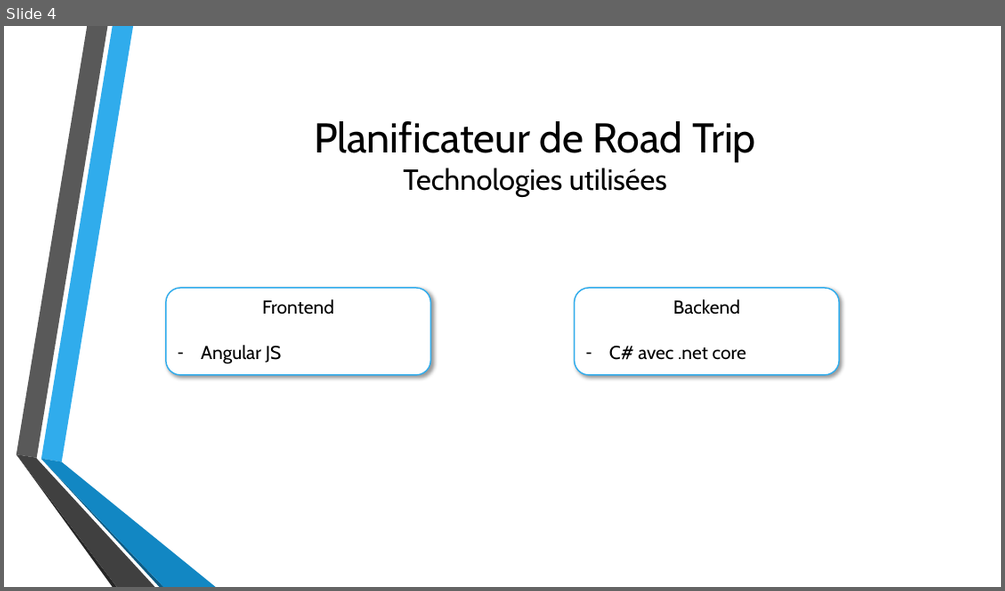
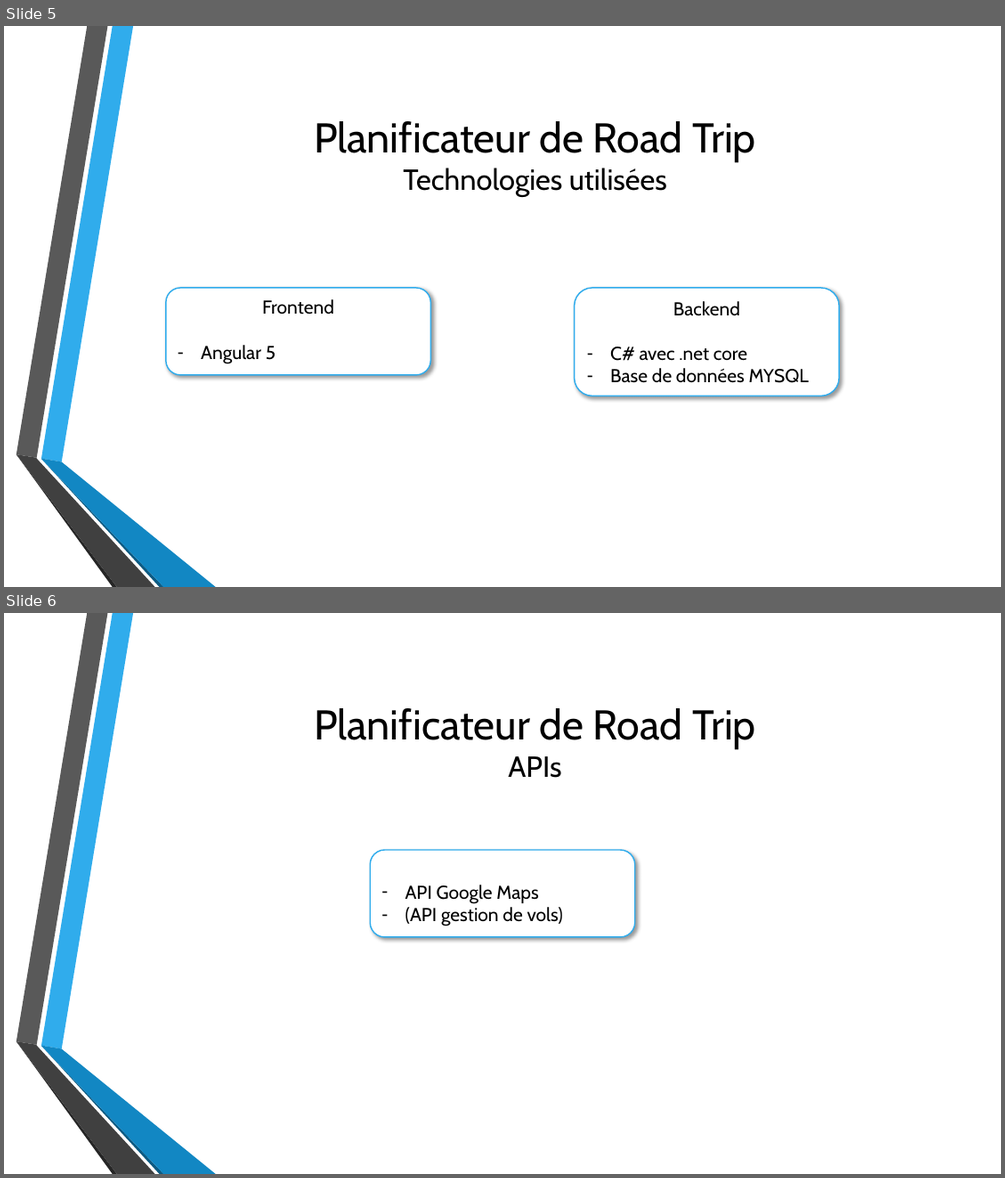
Before and after one commit to HugFournier/8INF345-ProjetWebUQAC, a slide deck: Documentation/Présentation.pptx. Shown one above the other, each under a label of ours: slide 4 before the commit, slides 5 and 6 after it. The pictures are 1005x591 and 1005x1178 pixels, drawn with LibreOffice and Linux fonts; fonts in the diff are those of the drawing; background and template pictures are left out. Boxes give left, top, right and bottom in pixels: in the first picture for what was removed or moved away, otherwise in the second. Text is boxed around its words. In the diff, an @@ line names an element or a change of style, - is before the commit and + after.

```diff
--- a/Documentation/Présentation.pptx
+++ b/Documentation/Présentation.pptx
@@ slide 6 added at (4,613,1001,1174), background picture (left out); not listed: 6 template elements that a slide beside it also shows @@
@@ title added at (314,708,756,778), 40 pt, text #000000 @@
+Planificateur de Road Trip
+APIs
@@ rounded rectangle added at (371,850,635,938), fill #FFFFFF, outline #30ACEC 1.25 pt, 18 pt, text #000000 @@
+– API Google Maps
+– (API gestion de vols)
@@ what was slide 4 is now slide 5 @@
@@ slide 5 changed as well @@
@@ rounded rectangle "Backend": place and size @@
-rounded rectangle "Backend" at (574,288,840,375)
+rounded rectangle "Backend" at (574,288,840,396)
@@ text in rounded rectangle at (201,345,275,364): text changed @@
-– Angular JS
+– Angular 5
@@ text in rounded rectangle at (610,368,809,383): paragraph added @@
+– Base de données MYSQL
```
Also in this commit, not shown: 3 other slides changed, 1 other slide added.
